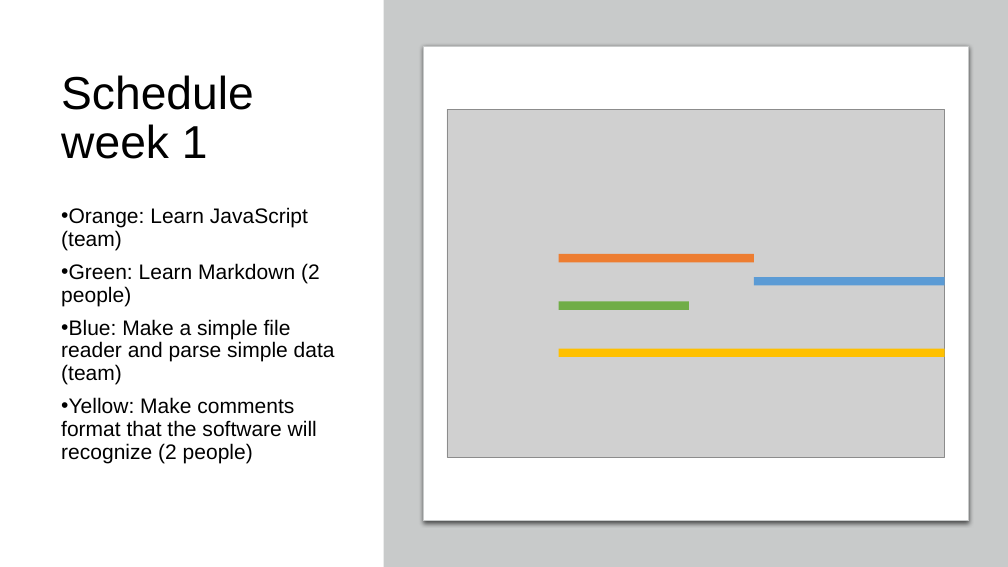
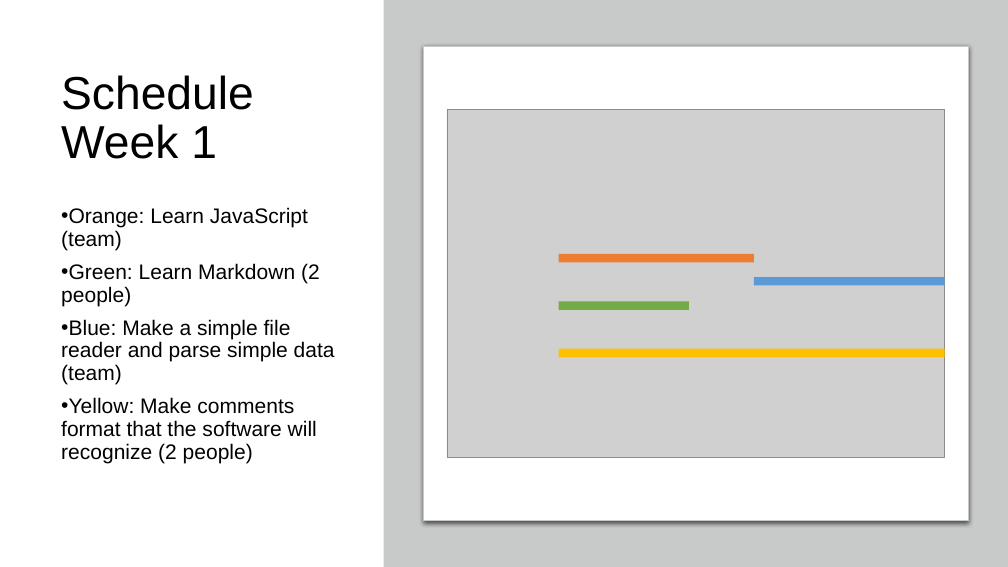
Before and after one commit to joehachemx/documentation-generator-pii, a slide deck: slide 3 of Extra/pii - presentation.pptx. Drawn at 1008x567 pixels with LibreOffice and Linux fonts; fonts in the diff are those of the drawing; grey boxes stand for pictures. Boxes give left, top, right and bottom in pixels: in the first picture for what was removed or moved away, otherwise in the second. Text is boxed around its words. In the diff, an @@ line names an element or a change of style, - is before the commit and + after.

```diff
--- a/Extra/pii - presentation.pptx
+++ b/Extra/pii - presentation.pptx
@@ title at [61,75,254,159]: text changed @@
-Schedule week 1
+Schedule Week 1
```
Also in this commit, not shown: 1 other slide changed, 3 slides added, 1 slide removed, 2 other files.
